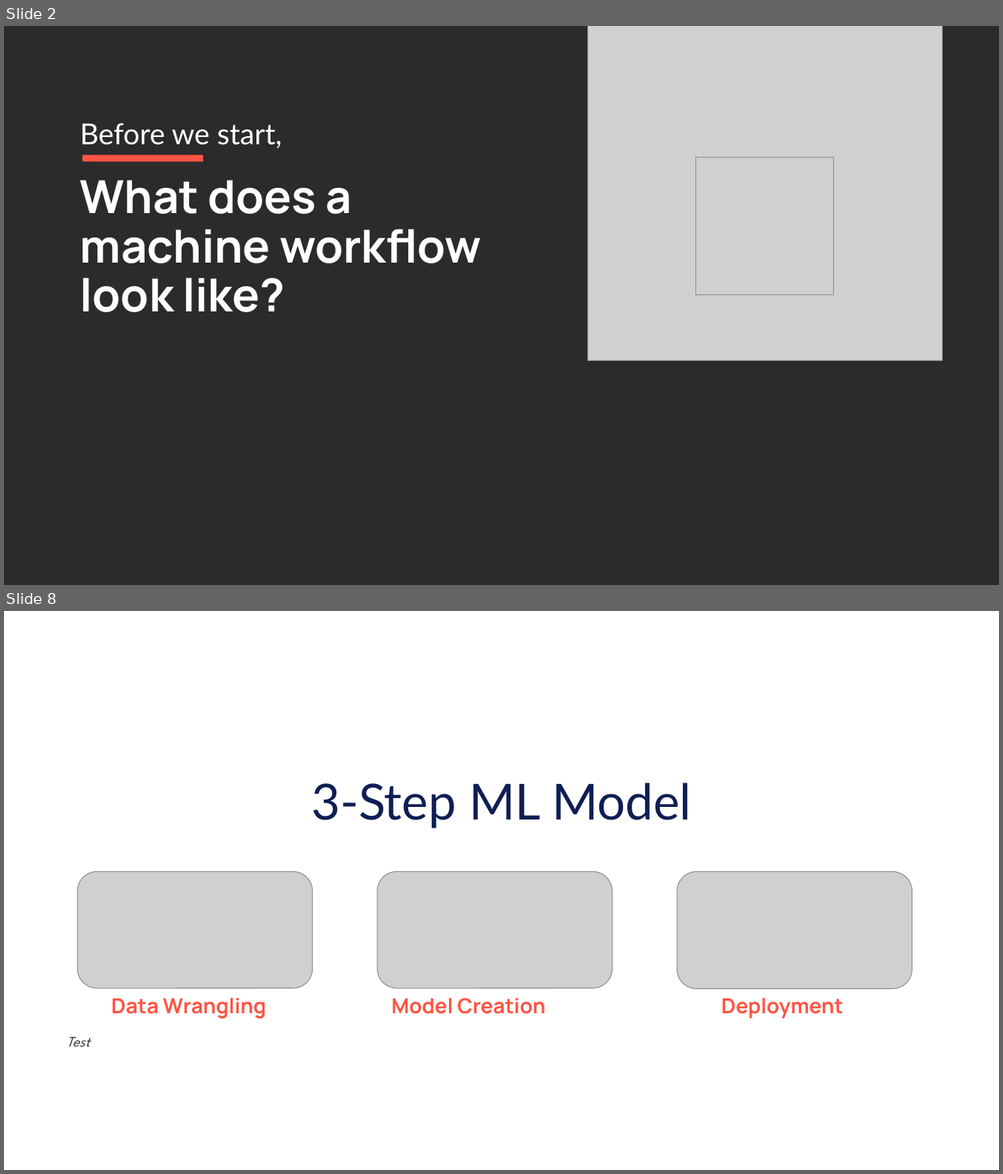
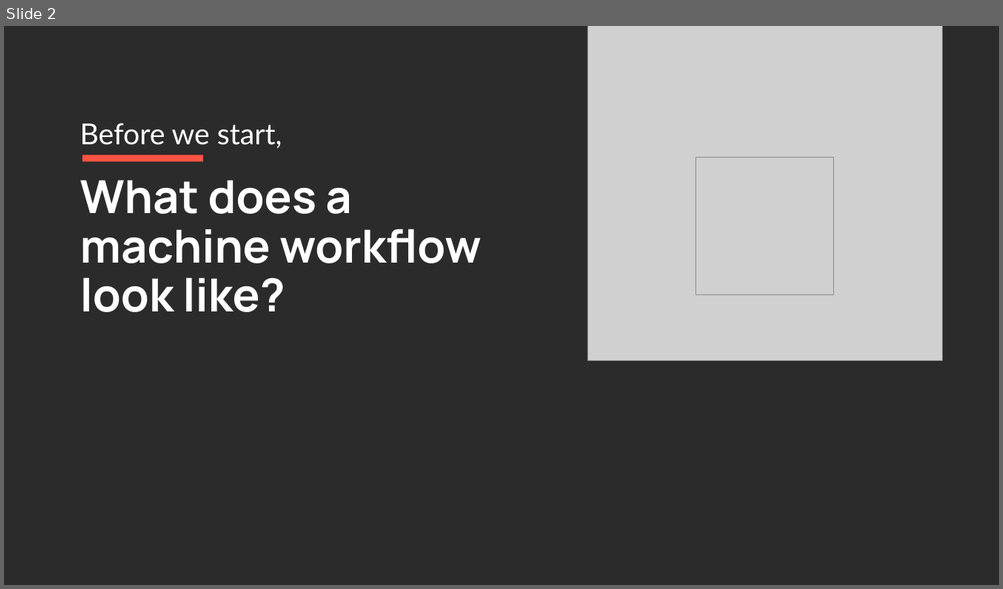
Before and after one commit to mcabanlit/ml-training, a slide deck: machine-learning-presentation.pptx. Shown one above the other, each under a label of ours: slides 2 and 8 before the commit, slide 2 after it; the slides between them are not shown. The pictures are 1003x1174 and 1003x589 pixels, drawn with LibreOffice and Linux fonts; fonts in the diff are those of the drawing; grey boxes stand for pictures; background and template pictures are left out; a plain dark background stands for a picture behind light text. Boxes give left, top, right and bottom in pixels: in the first picture for what was removed or moved away, otherwise in the second. Text is boxed around its words. In the diff, an @@ line names an element or a change of style, - is before the commit and + after.

```diff
--- a/machine-learning-presentation.pptx
+++ b/machine-learning-presentation.pptx
@@ slide 8 removed at [4, 611, 999, 1170], background picture (left out) @@
@@ title removed at [311, 783, 691, 829] @@
-3-Step ML Model
@@ picture removed at [77, 872, 312, 988] @@
@@ picture removed at [377, 872, 612, 988] @@
@@ picture removed at [677, 872, 912, 989] @@
@@ text removed at [111, 998, 267, 1019] @@
-Data Wrangling
@@ text removed at [391, 998, 545, 1014] @@
-Model Creation
@@ text removed at [721, 998, 843, 1019] @@
-Deployment
@@ text removed at [66, 1037, 90, 1047] @@
-Test
```
Also in this commit, not shown: 1 slide changed, 8 other slides removed.
